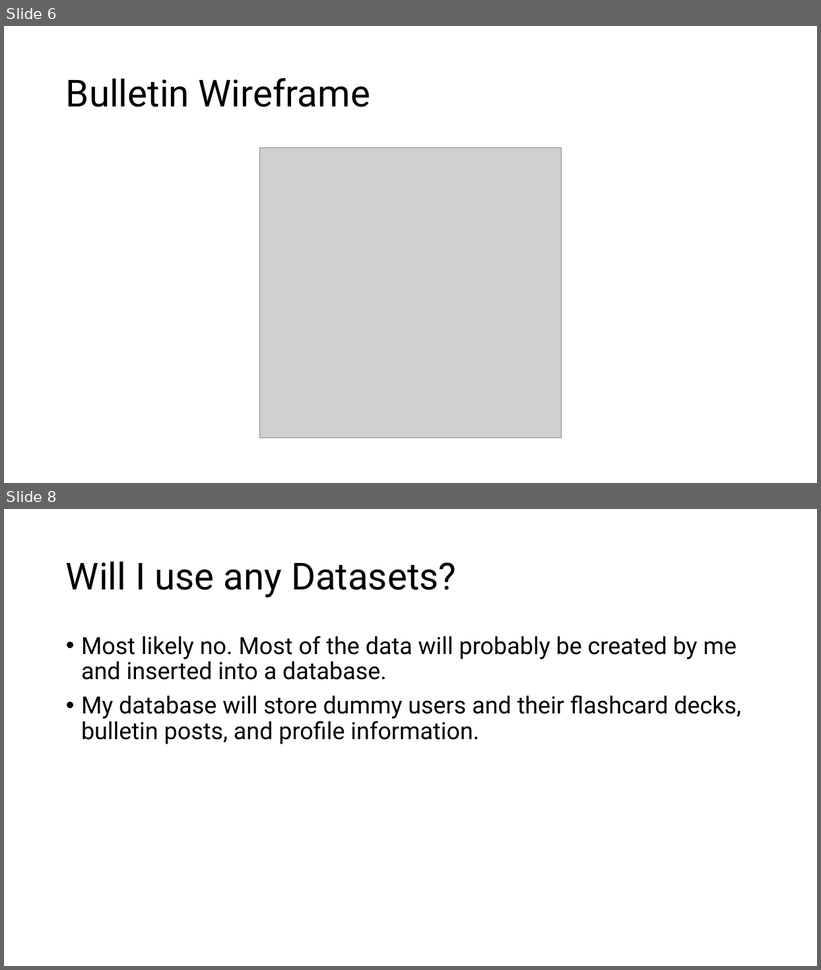
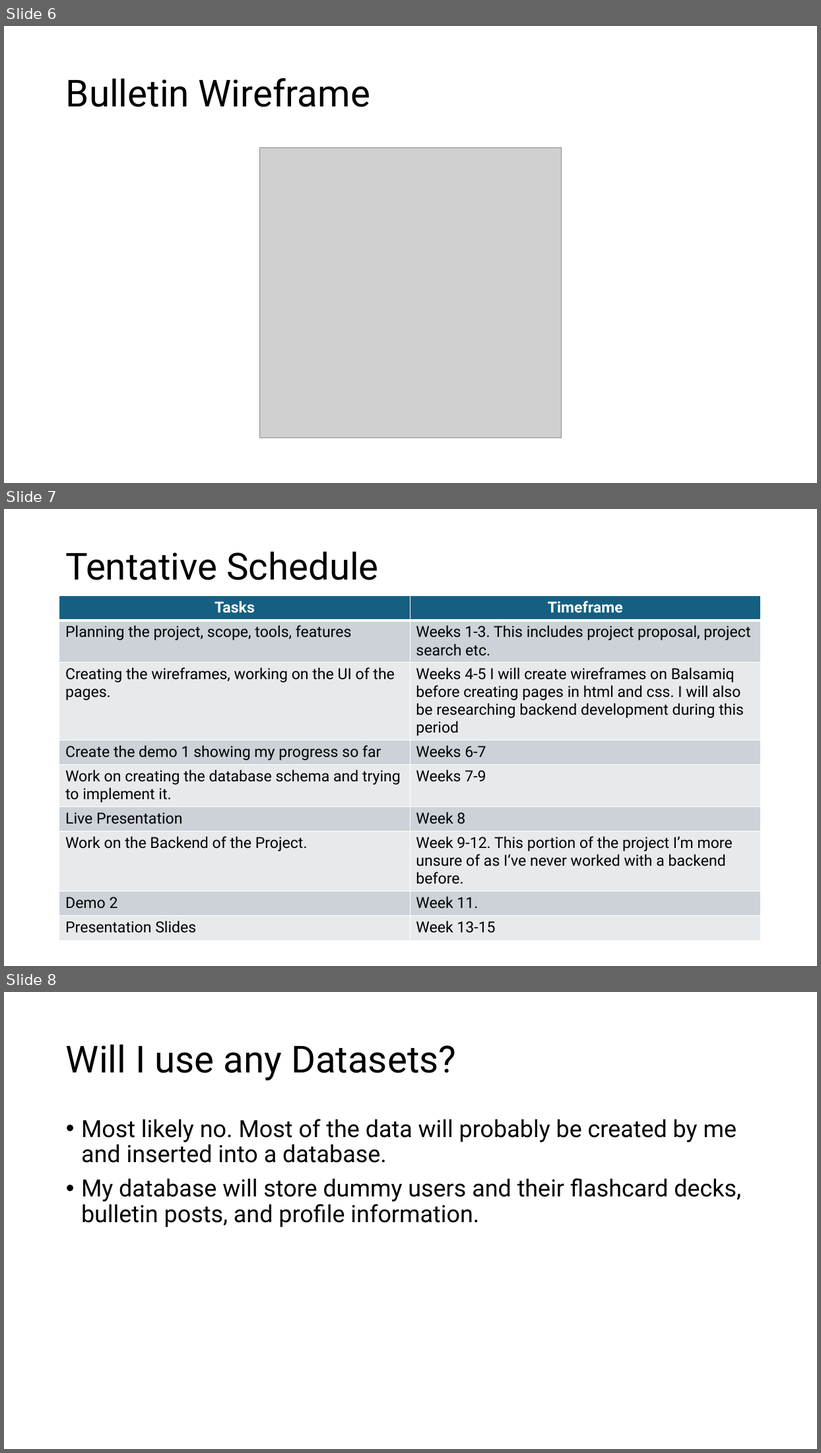
Before and after one commit to sfaruk2001/MyStudies, a slide deck: Design_Doc_MyStudies.pptx. Shown one above the other, each under a label of ours: slides 6 and 8 before the commit, slides 6, 7 and 8 after it; the slides between them are not shown. The pictures are 821x970 and 821x1453 pixels, drawn with LibreOffice and Linux fonts; fonts in the diff are those of the drawing; grey boxes stand for pictures. Boxes give left, top, right and bottom in pixels: in the first picture for what was removed or moved away, otherwise in the second. Text is boxed around its words. In the diff, an @@ line names an element or a change of style, - is before the commit and + after.

```diff
--- a/Design_Doc_MyStudies.pptx
+++ b/Design_Doc_MyStudies.pptx
@@ slide 7 added at (x1=4, y1=509, x2=817, y2=966), background #FFFFFF @@
@@ title added at (x1=65, y1=551, x2=379, y2=580), 44 pt, text #000000 @@
+Tentative Schedule
@@ table added at (x1=59, y1=595, x2=761, y2=945), 9 rows, 2 columns @@
+Tasks | Timeframe
+Planning the project, scope, tools, features | Weeks 1-3. This includes project proposal, project search etc.
+Creating the wireframes, working on the UI of the pages. | Weeks 4-5 I will create wireframes on Balsamiq before creating pages in html and css. I will also be researching backend development during this period
+Create the demo 1 showing my progress so far | Weeks 6-7
+Work on creating the database schema and trying to implement it. | Weeks 7-9
+Live Presentation | Week 8
+Work on the Backend of the Project. | Week 9-12. This portion of the project I’m more unsure of as I’ve never worked with a backend before.
+Demo 2 | Week 11.
+Presentation Slides | Week 13-15
```
Also in this commit, not shown: 2 slides changed, 1 slide removed, 1 other file.
